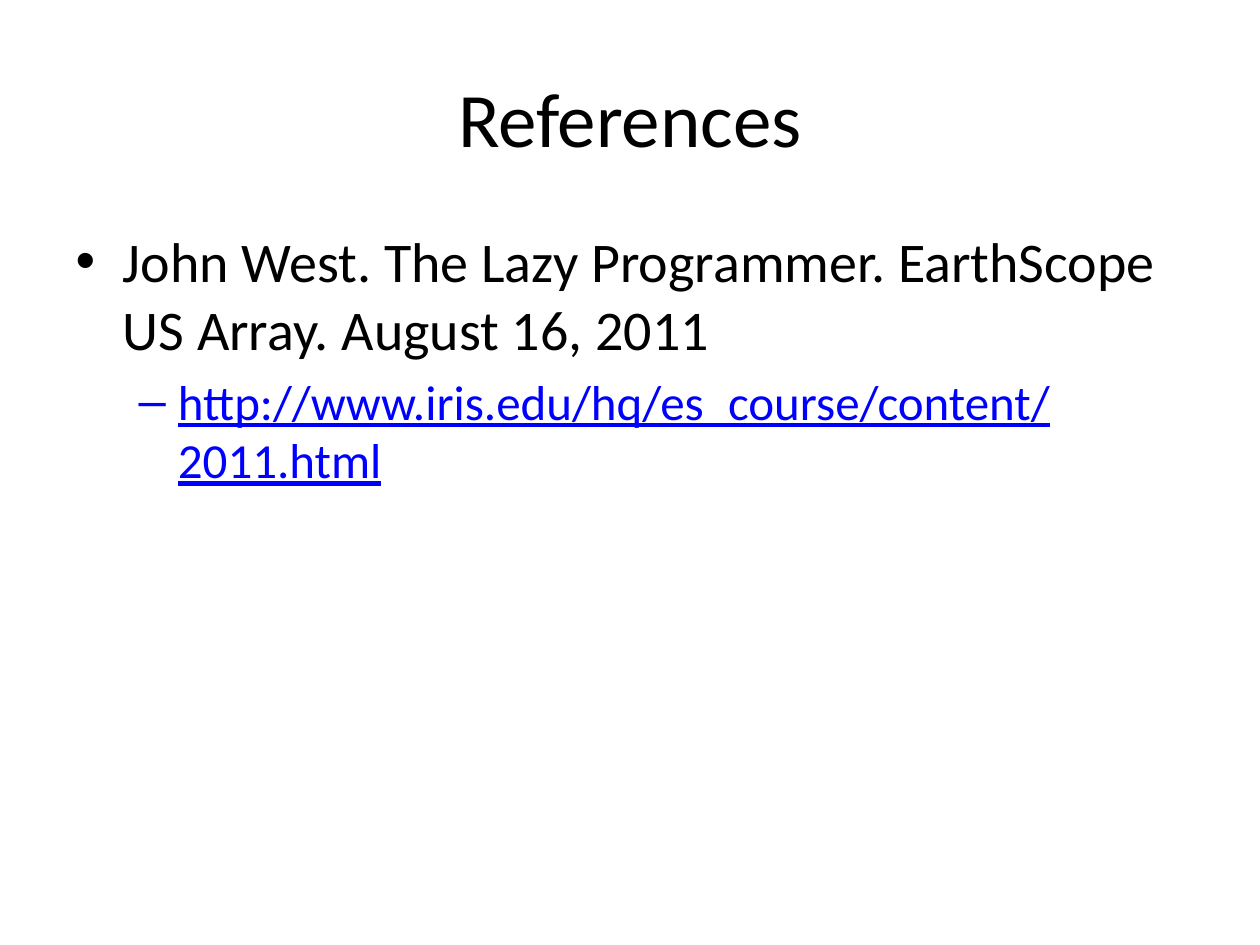
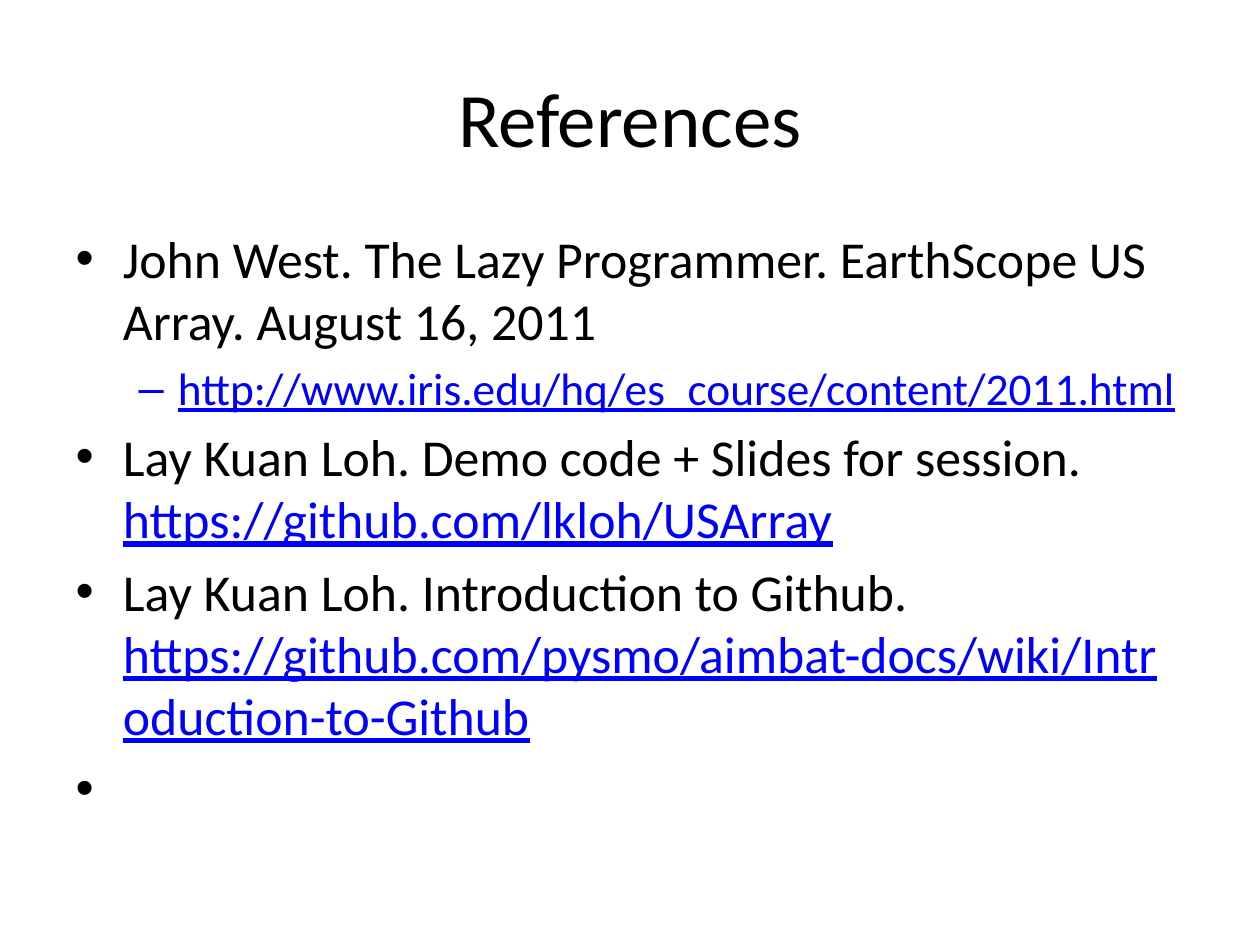
Before and after one commit to lkloh/USArray, a slide deck: slide 30 of BasicsOfCoding/BasicsOfCoding.pptx (slide 33 before the commit). Drawn at 1260x945 pixels with LibreOffice and Linux fonts; fonts in the diff are those of the drawing. Boxes give left, top, right and bottom in pixels: in the first picture for what was removed or moved away, otherwise in the second. Text is boxed around its words. In the diff, an @@ line names an element or a change of style, - is before the commit and + after.

```diff
--- a/BasicsOfCoding/BasicsOfCoding.pptx
+++ b/BasicsOfCoding/BasicsOfCoding.pptx
@@ text at [123, 242, 1174, 413]: size 32 to 29.6 pt in "John West. The Lazy Programmer. EarthScope US ..."; size 28 to 25.9 pt in "http://www.iris.edu/hq/es_course/content/2011.html" @@
@@ text at [123, 440, 1157, 743]: paragraphs added @@
+• Lay Kuan Loh. Demo code + Slides for session. https://github.com/lkloh/USArray
+• Lay Kuan Loh. Introduction to Github. https://github.com/pysmo/aimbat-docs/wiki/Introduction-to-Github
```
Also in this commit, not shown: 3 slides removed, 9 other files.
